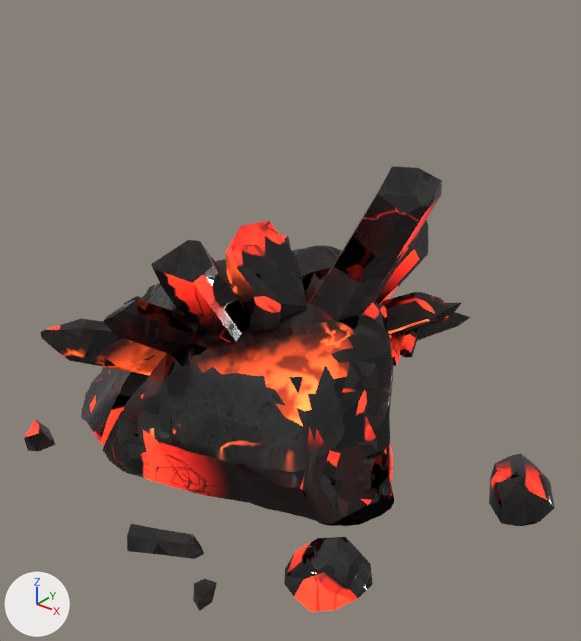
The Blender file render-output/b4-props/b4p_dragon_ore_cluster/b4p_dragon_ore_cluster.blend as it was, and as the next commit left it.
Both versions are drawn from a 50 mm lens placed at (1.5, -1.74, 1.48), pointed at (0.13, -0.03, 0.42). The axes (+X, +Y, +Z) are drawn at lower left. The lights are the same throughout. The older version comes first.

In view in the first picture: 'b4p_dragon_ore_cluster'.
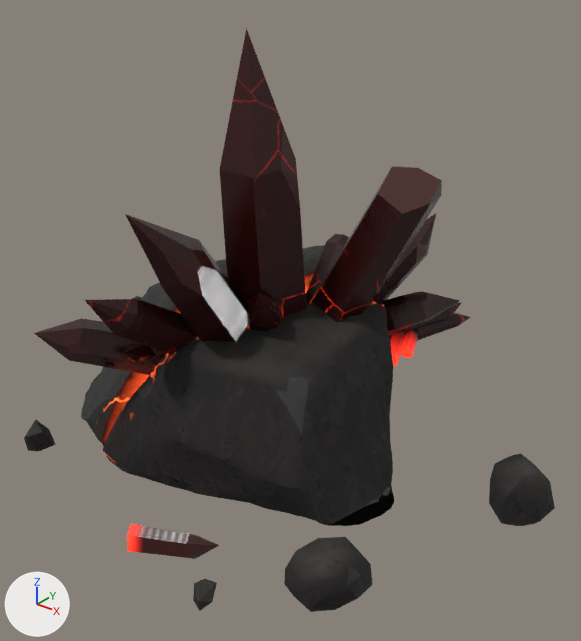
Pixel boxes [x1, y1, x2, y2] of what changed, in the pictures (581 x 641 px; the box of a moved part takes in the faces that stretch with it):
```json
{"object": "b4p_dragon_ore_cluster", "change": "reshaped", "before": [24, 166, 555, 612], "after": [24, 28, 555, 612], "on screen": "31% taller"}
{"part": 1, "of": "me_b4p_dragon_ore_cluster", "change": "moved or reshaped", "before": [40, 166, 448, 374], "after": [34, 28, 460, 374]}
{"part": 2, "of": "me_b4p_dragon_ore_cluster", "change": "moved or reshaped", "before": [187, 534, 204, 559], "after": [187, 534, 219, 559]}
{"part": 3, "of": "me_b4p_dragon_ore_cluster", "change": "surface changed", "before": [24, 167, 555, 612], "after": [24, 167, 555, 612]}
```

Edits to the scene script, one JSON object a line:
```json
{"block": "me_b4p_dragon_ore_cluster", "where": "# used by ob_b4p_dragon_ore_cluster; location = (0.0, 0.0, 0.0)"}
{"op": "remove", "block": "me_b4p_dragon_ore_cluster", "code": "me_b4p_dragon_ore_cluster.from_pydata(...)  # 2883 vertices, 4821 faces; spans x -0.95..0.95, y -0.76..0.76, z 0.0..0.91"}
{"op": "add", "block": "me_b4p_dragon_ore_cluster", "code": "me_b4p_dragon_ore_cluster.from_pydata(...)  # 2861 vertices, 4842 faces; spans x -0.95..0.95, y -0.76..0.76, z 0.0..1.26"}
{"block": "me_b4p_dragon_ore_cluster", "change": "me_b4p_dragon_ore_cluster part 1"}
{"block": "me_b4p_dragon_ore_cluster", "change": "86 vertices are removed from x -0.29..0.51, y -0.61..0.43, z 0.3..0.84"}
{"block": "me_b4p_dragon_ore_cluster", "change": "119 faces are deleted"}
{"block": "me_b4p_dragon_ore_cluster", "change": "4 vertices in x -0.22..0.4, y -0.5..0.23, z 0.45..0.68 move by (-0.02, -0.01, -0.01)"}
{"block": "me_b4p_dragon_ore_cluster", "change": "18 vertices move from x -0.21..0.43, y -0.58..0.33, z 0.37..0.69 to x -0.21..0.43, y -0.58..0.31, z 0.37..0.67"}
{"block": "me_b4p_dragon_ore_cluster", "change": "70 vertices are added at x -0.29..0.51, y -0.64..0.44, z 0.31..1.26"}
{"block": "me_b4p_dragon_ore_cluster", "change": "141 new faces join them"}
{"block": "me_b4p_dragon_ore_cluster", "change": "me_b4p_dragon_ore_cluster part 2"}
{"block": "me_b4p_dragon_ore_cluster", "change": "8 vertices are removed from x 0.3..0.35, y -0.66..-0.63, z 0.07..0.12"}
{"block": "me_b4p_dragon_ore_cluster", "change": "9 faces are deleted"}
{"block": "me_b4p_dragon_ore_cluster", "change": "2 vertices are added at (0.31, -0.63, 0.1), (0.38, -0.62, 0.1)"}
{"block": "me_b4p_dragon_ore_cluster", "change": "8 new faces join them"}
{"block": "me_b4p_dragon_ore_cluster", "change": "me_b4p_dragon_ore_cluster part 3: 4686 kept faces spanning x -0.95..0.95, y -0.76..0.76, z 0.0..0.91 get new texture (UV) coordinates"}
```
